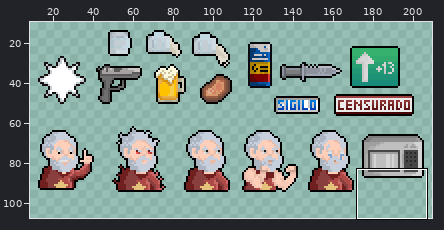
Sprite sheet -- Assets/Sprites/Combo.png. The picture above shows the old version from afar; the outline marks the close-up.
Close-up. Before the commit:
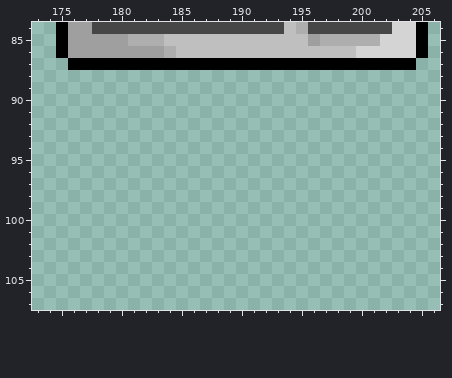
The file is 256x240 pixels. Pixels under 10% opacity are left out. Colours within 5 levels of each other are drawn and written as one. Shown: x 173..206, y 84..107. The wide view leaves out empty margins.
The same view after the edit:
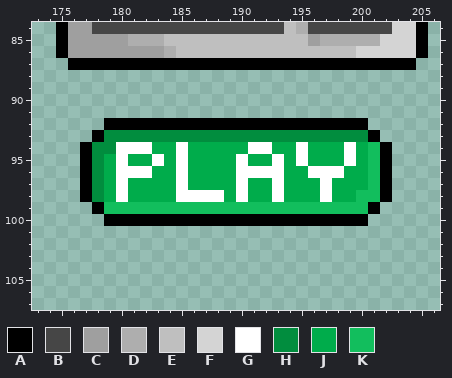
Palette (. is transparent): A #000000  B #464646  C #9f9f9f  D #aeaeae  E #bfbfbf  F #d4d4d4  G #ffffff  H #018d3e  J #00ac4b  K #12be5d
The exact change:
The edit adds colour A in row 92 at x 179 to 200; in row 93 at x 178 and 201; in rows 94 to 98 at x 177 and 202; in row 99 at x 178 and 201; in row 100 at x 179 to 200.
The edit adds colour G in row 94 at x 180 to 182, 185, 191 to 192, 195 and 199; in row 95 at x 180, 183, 185, 190, 193, 195 and 199; in row 96 at x 180 to 182, 185, 190 to 193 and 196 to 198; in row 97 at x 180, 185, 190, 193 and 197; in row 98 at x 180, 185 to 188, 190, 193 and 197.
The edit adds colour H in row 93 at x 179 to 200; in row 94 at x 178 to 179; in rows 95 to 98 at x 178.
The edit adds colour J in row 94 at x 183 to 184, 186 to 190, 193 to 194, 196 to 198 and 200; in row 95 at x 179, 181 to 182, 184, 186 to 189, 191 to 192, 194, 196 to 198 and 200; in row 96 at x 179, 183 to 184, 186 to 189, 194 to 195 and 199 to 200; in row 97 at x 179, 181 to 184, 186 to 189, 191 to 192, 194 to 196 and 198 to 200; in row 98 at x 179, 181 to 184, 189, 191 to 192, 194 to 196 and 198 to 199.
The edit adds colour K in rows 94 to 97 at x 201; in row 98 at x 200 to 201; in row 99 at x 179 to 200.
